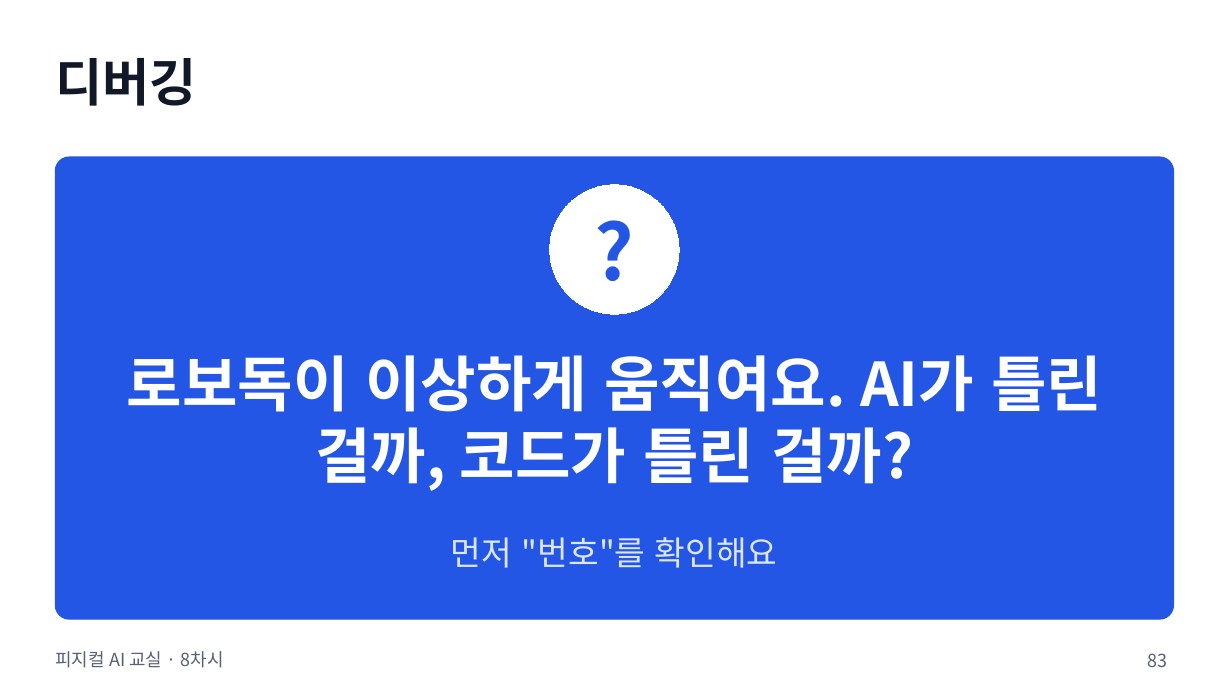
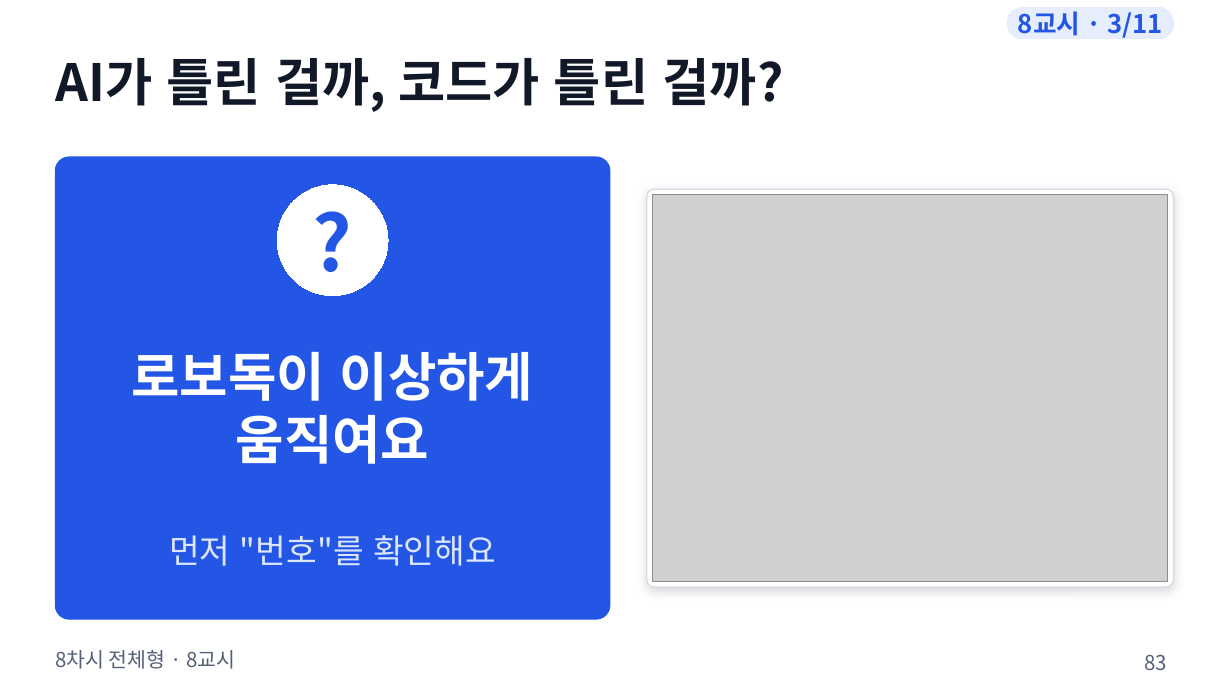
Before and after one commit to boundaryx01-uniquelife/microbit, a slide deck: slide 83 of materials/8차시_전체형/8차시_수업슬라이드.pptx. Drawn at 1232x693 pixels with LibreOffice and Linux fonts; fonts in the diff are those of the drawing; grey boxes stand for pictures. Boxes give left, top, right and bottom in pixels: in the first picture for what was removed or moved away, otherwise in the second. Text is boxed around its words. In the diff, an @@ line names an element or a change of style, - is before the commit and + after.

```diff
--- a/materials/8차시_전체형/8차시_수업슬라이드.pptx
+++ b/materials/8차시_전체형/8차시_수업슬라이드.pptx
@@ rounded rectangle added at (1007,7,1174,39), fill #E6EDFD, outline #E6EDFD 0.75 pt, 20 pt, text #2456E5, bold @@
+8교시 · 3/11
@@ text at (55,58,784,112): text changed @@
-디버깅
+AI가 틀린 걸까, 코드가 틀린 걸까?
@@ rounded rectangle: place and size @@
-rounded rectangle at (55,157,1174,619)
+rounded rectangle at (55,157,610,619)
@@ ellipse "?": place and size @@
-ellipse "?" at (550,185,679,314)
+ellipse "?" at (277,185,388,296)
@@ rounded rectangle added at (647,189,1174,587), fill #FFFFFF, outline #D5DBE8 1 pt @@
@@ picture added at (653,195,1168,581) @@
@@ text at (131,352,534,464): text changed; size 47 to 41 pt @@
-로보독이 이상하게 움직여요. AI가 틀린 걸까, 코드가 틀린 걸까?
+로보독이 이상하게 움직여요
@@ text "먼저 "번호"를 확인해요": place and size @@
-text "먼저 "번호"를 확인해요" at (451,537,778,568)
+text "먼저 "번호"를 확인해요" at (169,535,496,566)
@@ text at (55,650,235,669): text changed; size 14 to 16 pt @@
-피지컬 AI 교실 · 8차시
+8차시 전체형 · 8교시
@@ page number at (1144,654,1167,670): size 14 to 16 pt @@
```
Also in this commit, not shown: 90 other slides changed, 20 other files.
